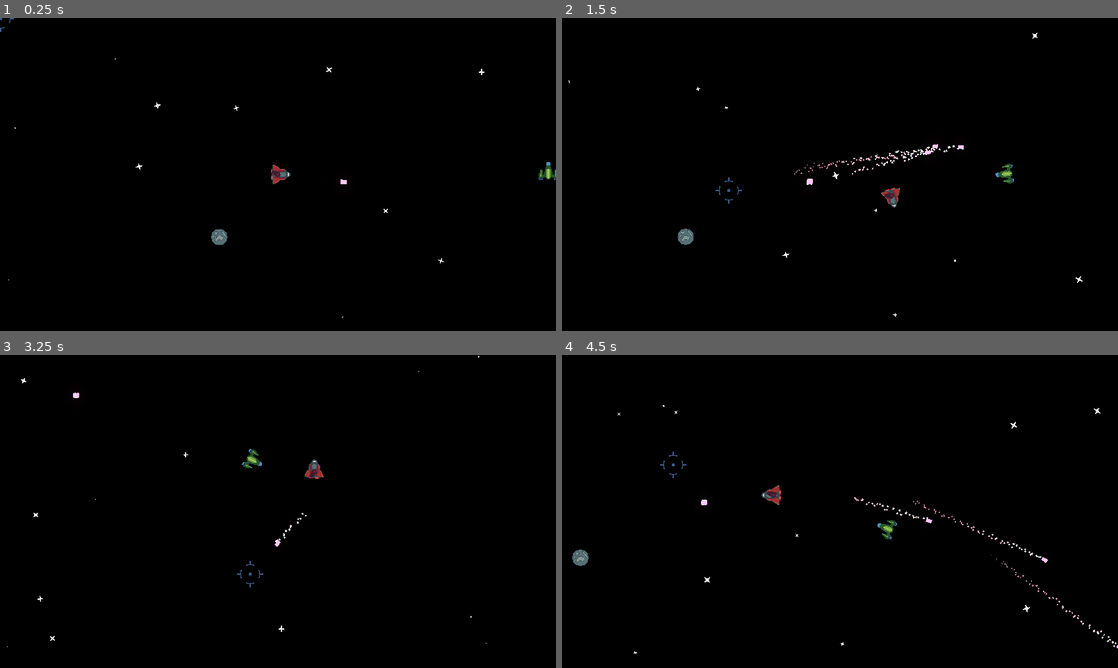
Above: before the commit, frames 1-4 (two rows, left to right).
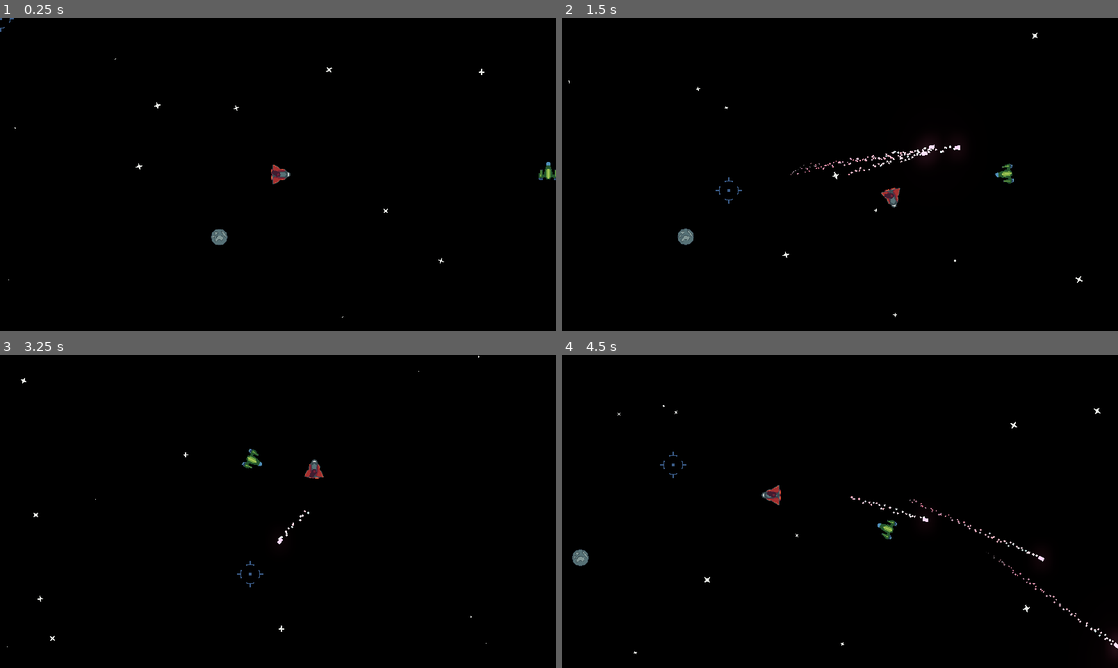
Above: after the commit, the same moments.

Repository: BulsonJ/Space_Shooter
Game: Godot game, scene res://World.tscn
Two runs of this game, one before a commit and one after it. Both use one fixed random seed, a clock stepped at 60 frames per second and the inputs below. The engine's default icon, where the game draws it, is replaced by a stand-in: a white triangle on a blue panel in a dark square.
Inputs (mouse positions are in pixels of both pictures, inside the frame that each line leads up to):
- Up to frame 1 (0.25 s): no input
- Up to frame 2 (1.5 s): move the mouse to (962, 158) at 0.52 s; press the mouse at (962, 158) at 0.53 s; hold D (move_right) 0.53-1.28 s; move the mouse to (728, 190) at 1.27 s; release the mouse at (728, 190) at 1.28 s; hold S (move_down) from 1.28 s (still down); click (728, 190) at 1.35 s
- Up to frame 3 (3.25 s): move the mouse to (333, 442) at 2.02 s; release S (move_down) at 2.03 s; hold D (move_right) 2.03-2.78 s; hold 1 (weapon_1) 2.03-2.78 s; click (333, 442) at 2.3 s; move the mouse to (250, 574) at 2.77 s; hold W (move_up) from 2.78 s (still down); tap 2 (weapon_2) at 2.85 s; click (250, 574) at 3.05 s
- Up to frame 4 (4.5 s): move the mouse to (1006, 558) at 3.52 s; release W (move_up) at 3.53 s; press the mouse at (1006, 558) at 3.53 s; hold A (move_left) from 3.53 s (still down); move the mouse to (673, 464) at 4.27 s; release the mouse at (673, 464) at 4.28 s; click (673, 464) at 4.35 s

The runs differ from the first frame. In frame 1, less than 0.1% of the frame differs, in the area x 61-63%, y 51-54%; in frame 2, 0.3%; in frame 3, less than 0.1%; in frame 4, 0.4%, in the area x 25-100%, y 45-97%.

Commit message:
Bullet Fade
-Bullet now has max lifetime to stop bullets existing forever
-Bullet glow fades as lifetime lowers

Diff:
--- a/Weapons/Cannon/Bullet.gd
+++ b/Weapons/Cannon/Bullet.gd
@@ -1,26 +1,36 @@
 extends RigidBody2D
 
 export(float) var weapon_damage = 1.0
+export(float) var max_lifetime = 3.0
 
-# Called when the node enters the scene tree for the first time.
+onready var lifetime = max_lifetime
+onready var particle_trail = $Trail
+onready var bullet_fade = $BulletFadeTween
+
 func _ready() -> void:
-	pass # Replace with function body.
+	bullet_fade.interpolate_property($Sprite, "modulate", $Sprite.modulate, Color(1.5,1.5,1.5), lifetime)
+	bullet_fade.start()
 
 func _physics_process(delta: float) -> void:
-	$Trail.rotation = angular_velocity
-	#$Trail.speed_scale = linear_velocity.length() /175
+	particle_trail.rotation = angular_velocity
+	lifetime -= delta
+
+	if lifetime < 0:
+		delete_bullet()
 
 func _on_Bullet_body_entered(body: Node) -> void:
-	#queue_free()
 
+	delete_bullet()
+
+	if body.has_method("take_damage"):
+			body.take_damage(weapon_damage)
+
+func delete_bullet() -> void:
 	# Stop particle, delete bullet once particle lifetime is up
-	$Trail.emitting = false
-	var time = ($Trail.lifetime * 2) / $Trail.speed_scale
+	particle_trail.emitting = false
+	var time = (particle_trail.lifetime * 2) / particle_trail.speed_scale
 	get_tree().create_timer(time).connect("timeout", self, "queue_free")
 
 	# Hide sprite and disable collision so can't be seen while waiting for trail to finish
 	$Sprite.visible = false
 	$CollisionShape2D.disabled = true
-
-	if body.has_method("take_damage"):
-			body.take_damage(weapon_damage)
--- a/Weapons/Cannon/Bullet.tscn
+++ b/Weapons/Cannon/Bullet.tscn
@@ -42,14 +42,18 @@
 [node name="Trail" type="Particles2D" parent="."]
 amount = 64
 lifetime = 0.75
+visibility_rect = Rect2( -480, -270, 960, 540 )
 local_coords = false
-process_material = SubResource( 2 )
+process_material = SubResource( 5 )
 
 [node name="Sprite" type="Sprite" parent="."]
-modulate = Color( 1.5, 1.5, 1.5, 1 )
+modulate = Color( 1.65, 1.65, 1.65, 1 )
 texture = ExtResource( 1 )
 
 [node name="CollisionShape2D" type="CollisionShape2D" parent="."]
-shape = SubResource( 1 )
+visible = false
+shape = SubResource( 6 )
+
+[node name="BulletFadeTween" type="Tween" parent="."]
 
 [connection signal="body_entered" from="." to="." method="_on_Bullet_body_entered"]
--- a/Weapons/Cannon/Cannon.gd
+++ b/Weapons/Cannon/Cannon.gd
@@ -35,7 +35,7 @@
 		if shoot_timer.is_stopped():
 			sound_pitch = default_sound_pitch
 			fire()
-			shoot_timer.start(0.3)
+			shoot_timer.start(rate_of_fire)
 	else:
 		#shoot_timer.stop()
 		pass
@@ -43,4 +43,4 @@
 func _on_ShootTimer_timeout() -> void:
 	if is_casting:
 		fire()
-		shoot_timer.start(0.3)
+		shoot_timer.start(rate_of_fire)
--- a/Weapons/Cannon/Cannon.tscn
+++ b/Weapons/Cannon/Cannon.tscn
@@ -8,7 +8,7 @@
 script = ExtResource( 1 )
 
 [node name="Muzzle" type="Position2D" parent="."]
-position = Vector2( 0, -21 )
+position = Vector2( 0, -15 )
 
 [node name="Turret" type="Sprite" parent="."]
 texture = ExtResource( 2 )
--- a/World.tscn
+++ b/World.tscn
@@ -1,10 +1,9 @@
-[gd_scene load_steps=13 format=2]
+[gd_scene load_steps=12 format=2]
 
 [ext_resource path="res://Player/Player.tscn" type="PackedScene" id=1]
 [ext_resource path="res://Environment/Asteroid.tscn" type="PackedScene" id=2]
 [ext_resource path="res://Environment/Star_1.png" type="Texture" id=3]
 [ext_resource path="res://icon.png" type="Texture" id=4]
-[ext_resource path="res://Weapons/Cannon/Bullet.tscn" type="PackedScene" id=5]
 [ext_resource path="res://Enemies/Enemy_1.tscn" type="PackedScene" id=6]
 [ext_resource path="res://Crosshair.gd" type="Script" id=7]
 [ext_resource path="res://HUD/Crosshair.png" type="Texture" id=8]
@@ -34,9 +33,6 @@
 glow_hdr_threshold = 1.5
 
 [node name="World" type="Node2D"]
-
-[node name="Bullet" parent="." instance=ExtResource( 5 )]
-position = Vector2( 593, 283 )
 
 [node name="ParallaxBackground" type="ParallaxBackground" parent="."]
 
Not shown: 2 places in Weapons/Cannon/Bullet.tscn that only renumber resources
